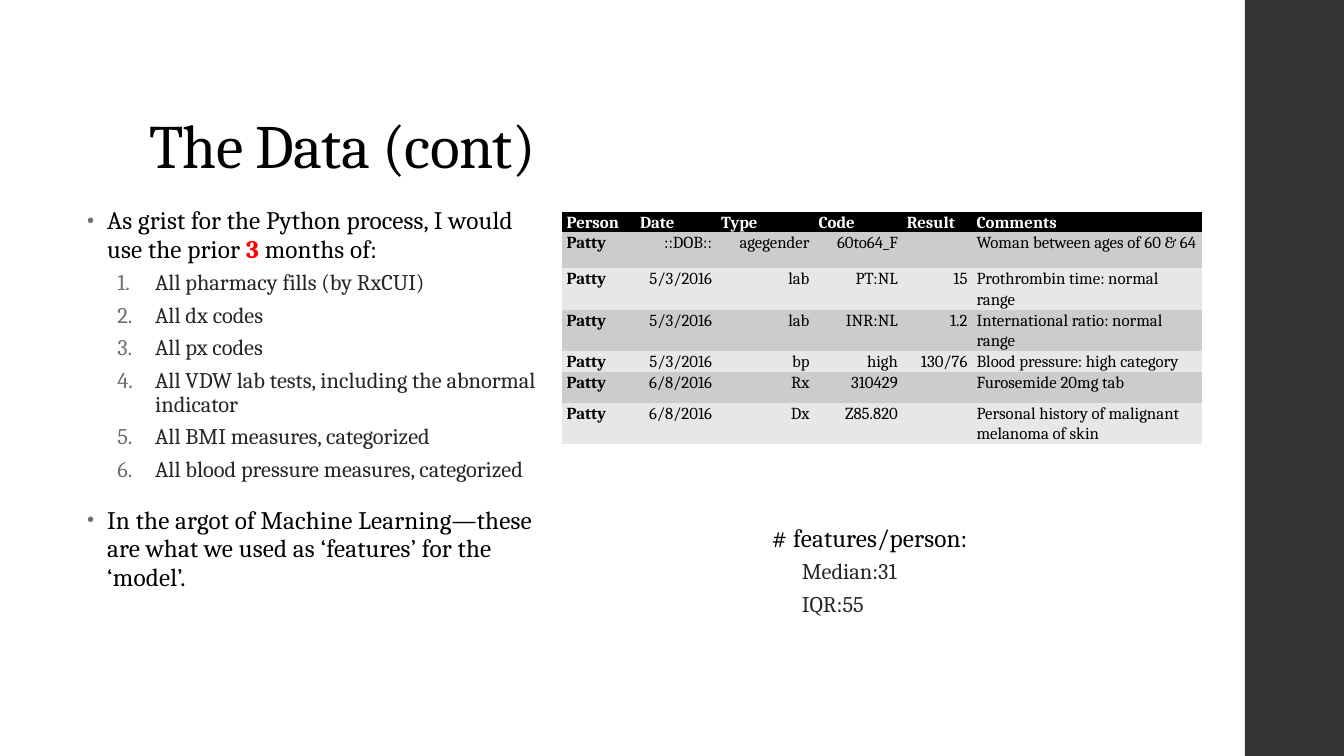
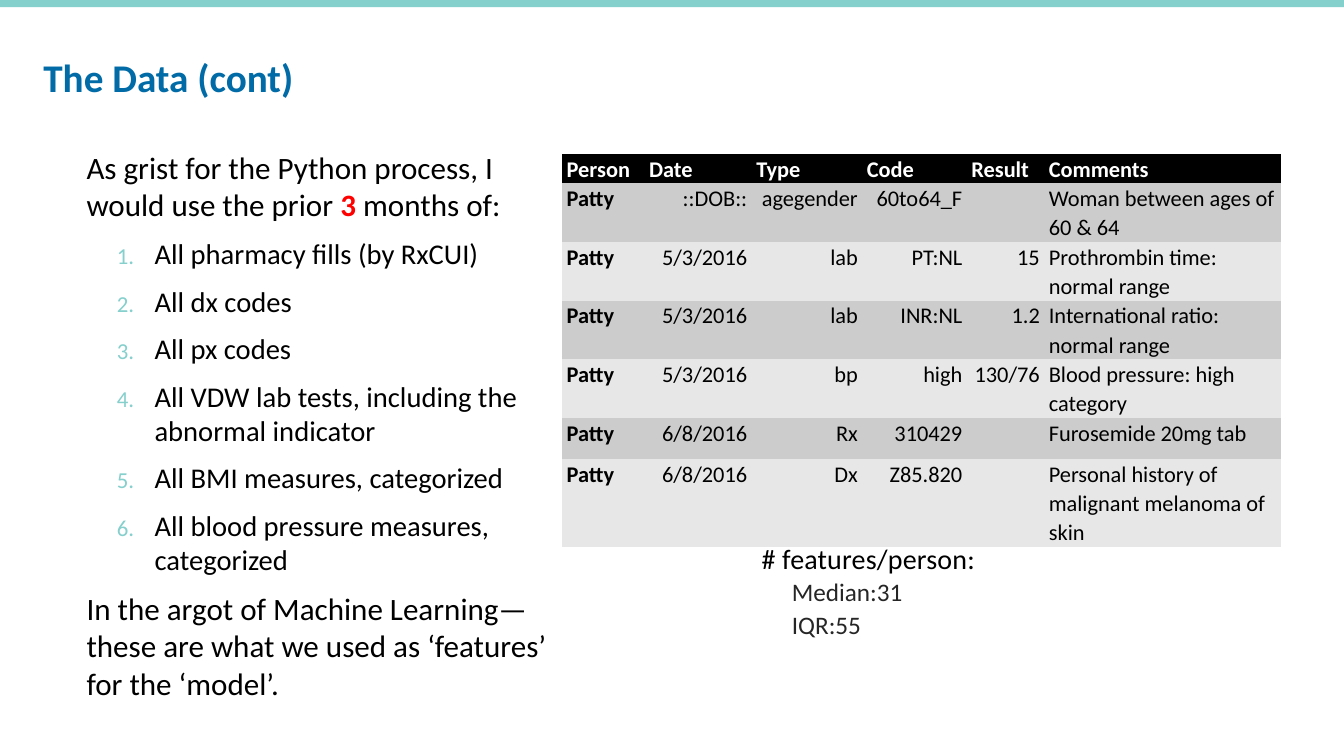
Before and after one commit to rpardee/hcsrn_2019, a slide deck: slide 5 of hcsrn_webinar_diy_analytics.pptx. Drawn at 1344x756 pixels with LibreOffice and Linux fonts; fonts in the diff are those of the drawing; background and template pictures are left out. Boxes give left, top, right and bottom in pixels: in the first picture for what was removed or moved away, otherwise in the second. Text is boxed around its words. In the diff, an @@ line names an element or a change of style, - is before the commit and + after.

```diff
--- a/hcsrn_webinar_diy_analytics.pptx
+++ b/hcsrn_webinar_diy_analytics.pptx
@@ rectangle added at <box>0,0,1344,7</box>, fill #85CFCD @@
@@ title "The Data (cont)": place and size @@
-title "The Data (cont)" at <box>149,124,535,177</box>
+title "The Data (cont)" at <box>43,63,293,98</box>
@@ title "The Data (cont)" at <box>43,63,293,98</box>: size 44 to 28 pt, font Cambria to Calibri, text colour #000000 to #006BA6, letter spacing -0.5 to 0 pt, bold on; line spacing 0.9 to 0.8 @@
@@ rectangle removed at <box>1245,0,1344,756</box> @@
@@ text "As grist for the Python ...": place and size @@
-text "As grist for the Python ..." at <box>107,211,536,586</box>
+text "As grist for the Python ..." at <box>87,157,546,696</box>
@@ text "As grist for the Python ..." at <box>87,157,546,696</box>: size 18 to 22.2 pt, letter spacing 0.1 to 0 pt in "As grist for the Python process, I ...", "In the argot of Machine Learning—these are ..."; font Cambria to Calibri; size 16 to 20.4 pt, text colour #262626 to #000000 in "All pharmacy fills (by RxCUI)", "All dx codes", "All px codes", "All VDW lab tests, including the abnormal ..." and 2 more places; bullet • to none; line spacing 0.95 to 1; less space between paragraphs; line spacing 0.9 to 1; more space between paragraphs; bullet colour #6F6F74 to #85CFCD @@
@@ table at <box>563,154,1282,544</box> @@
@@ size 12 to 16 pt, font Cambria to Calibri @@
@@ table: place and size @@
-table at <box>563,212,1203,494</box>
+table at <box>563,154,1282,544</box>
@@ text "# features/person:": place and size @@
-text "# features/person:" at <box>793,529,967,616</box>
+text "# features/person:" at <box>782,549,975,638</box>
@@ text "# features/person:" at <box>782,549,975,638</box>: size 18 to 20 pt in "# features/person:"; font Cambria to Calibri; size 16 to 18 pt in "Median:31", "IQR:55"; line spacing 0.95 to 0.85; line spacing 0.9 to 0.8 @@
```
Also in this commit, not shown: 13 other slides changed, 9 slides added, 7 slides removed, 1 other file.
